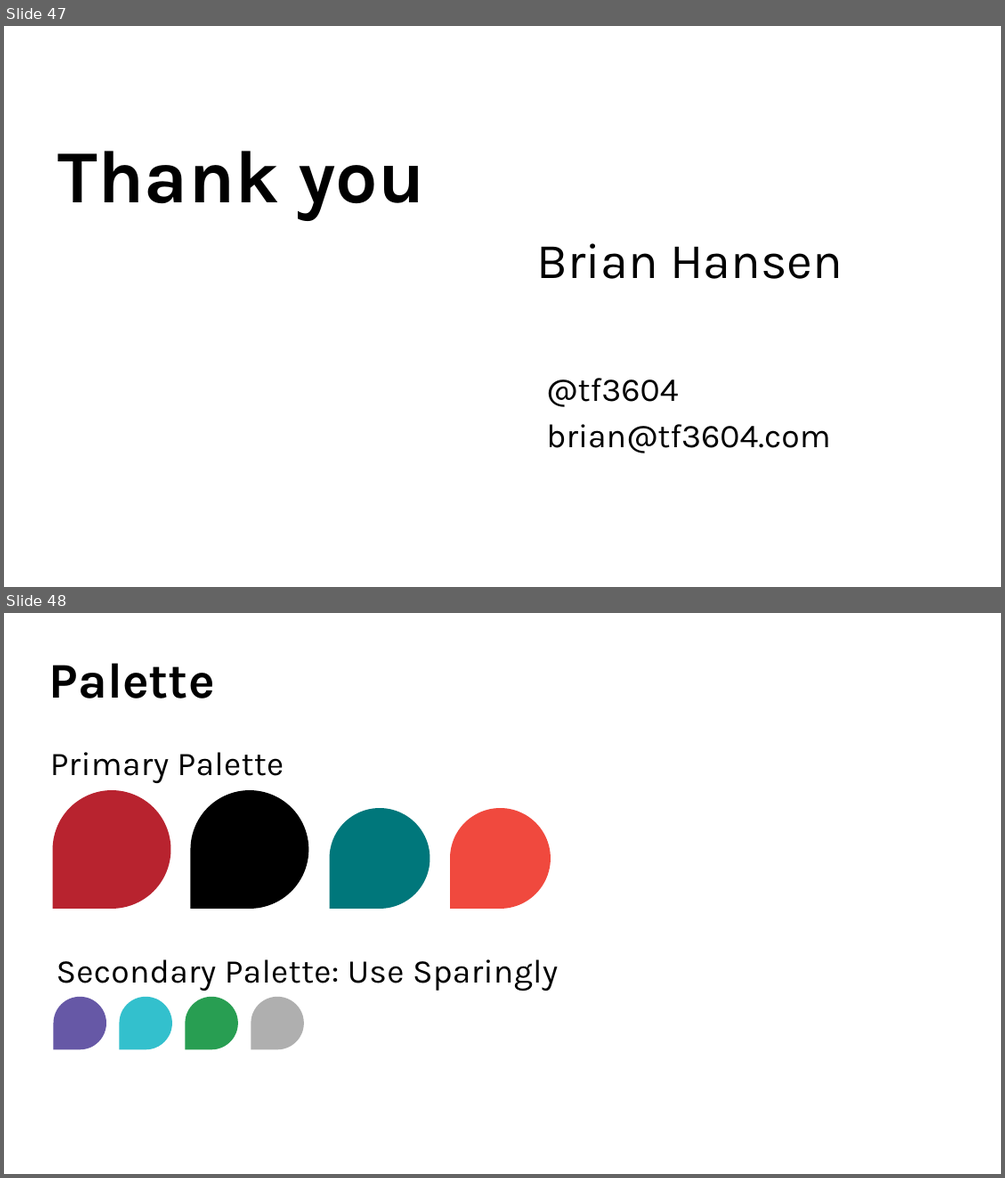
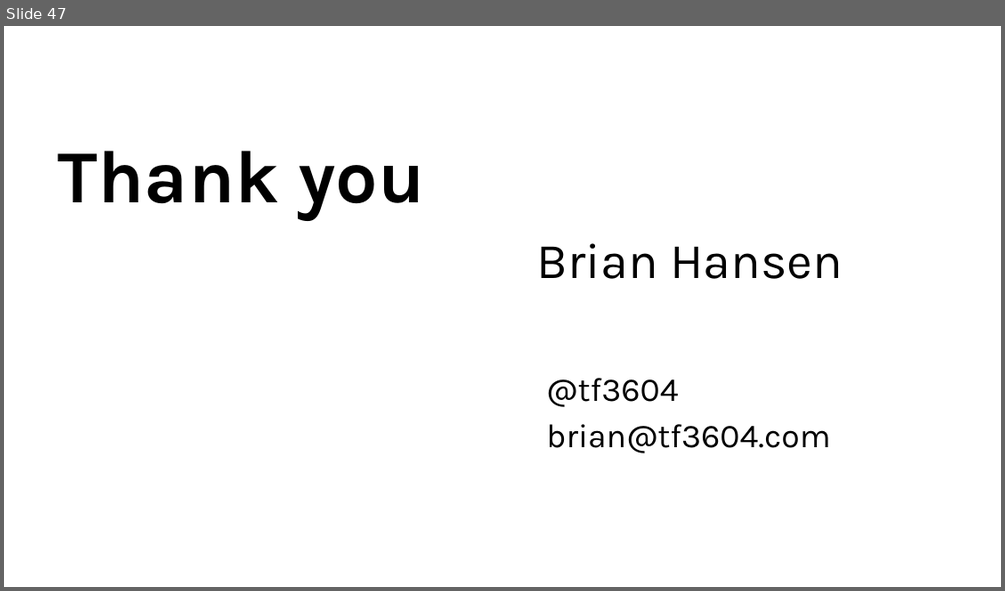
Before and after one commit to tf3604/OptimizerPresentation, a slide deck: Hansen - Get Your Optimizer to Give up All Its Secrets.pptx. Shown one above the other, each under a label of ours: slides 47 and 48 before the commit, slide 47 after it. The pictures are 1005x1178 and 1005x591 pixels, drawn with LibreOffice and Linux fonts; fonts in the diff are those of the drawing; background and template pictures are left out. Boxes give left, top, right and bottom in pixels: in the first picture for what was removed or moved away, otherwise in the second. Text is boxed around its words. In the diff, an @@ line names an element or a change of style, - is before the commit and + after.

```diff
--- a/Hansen - Get Your Optimizer to Give up All Its Secrets.pptx
+++ b/Hansen - Get Your Optimizer to Give up All Its Secrets.pptx
@@ slide 48 removed at [4,613,1001,1174], background picture (left out) @@
@@ title removed at [49,663,215,698] @@
-Palette
@@ text removed at [50,752,284,783] @@
-Primary Palette
@@ teardrop removed at [53,790,171,909] @@
@@ teardrop removed at [190,790,309,909] @@
@@ teardrop removed at [329,809,429,909] @@
@@ teardrop removed at [450,809,550,909] @@
@@ text removed at [57,959,558,990] @@
-Secondary Palette: Use Sparingly
@@ group removed at [54,997,304,1050]: 4 teardrops @@
```
Also in this commit, not shown: 19 other slides removed.
